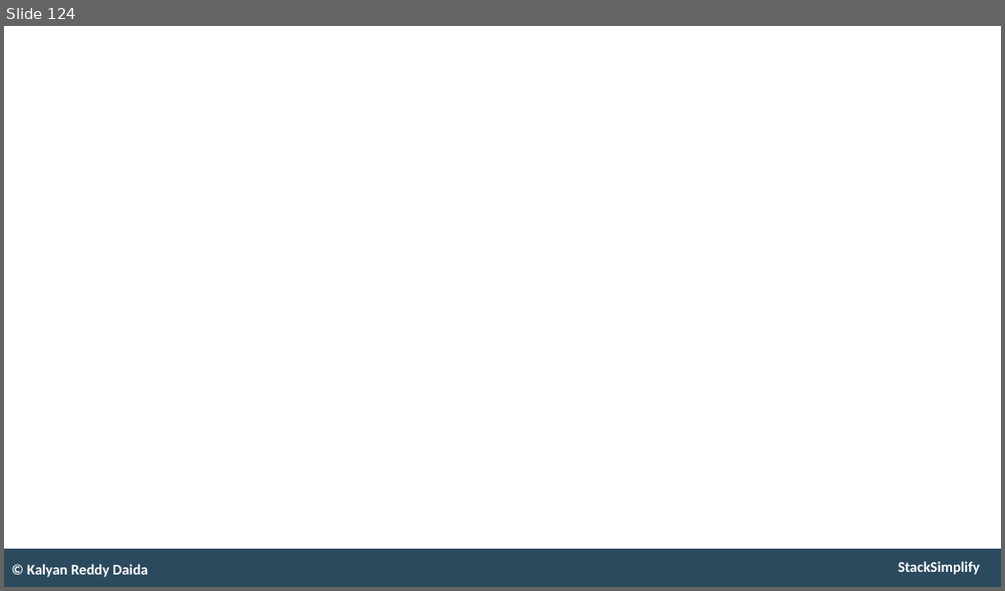
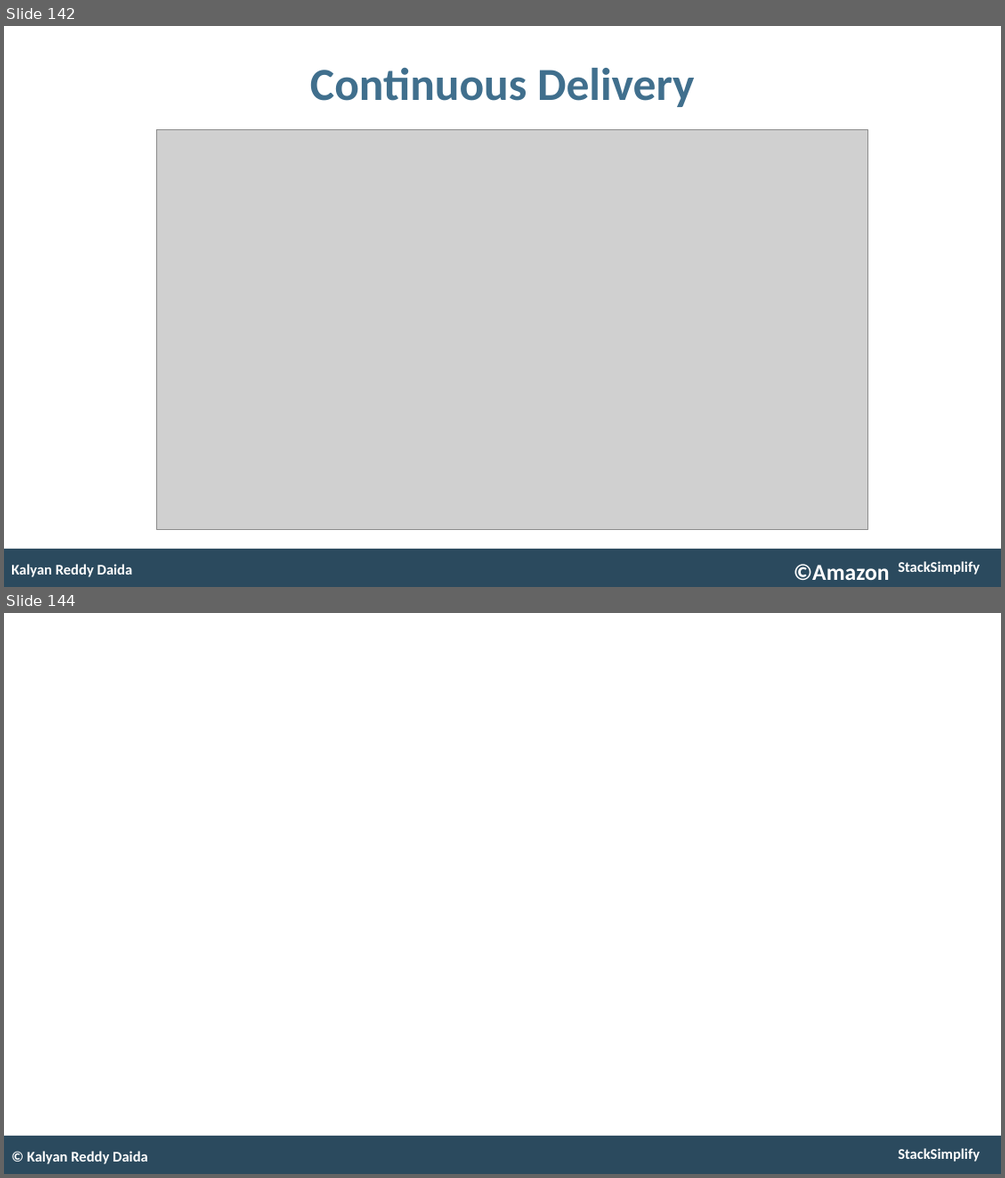
Before and after one commit to Superstar0715/aws-eks-kubernetes-masterclass, a slide deck: presentation/AWS-Fargate-and-EKS-Masterclass.pptx. Shown one above the other, each under a label of ours: slide 124 before the commit, slides 142 and 144 after it; the slides between them are not shown. The pictures are 1005x591 and 1005x1178 pixels, drawn with LibreOffice and Linux fonts; fonts in the diff are those of the drawing; grey boxes stand for pictures. Boxes give left, top, right and bottom in pixels: in the first picture for what was removed or moved away, otherwise in the second. Text is boxed around its words. In the diff, an @@ line names an element or a change of style, - is before the commit and + after.

```diff
--- a/presentation/AWS-Fargate-and-EKS-Masterclass.pptx
+++ b/presentation/AWS-Fargate-and-EKS-Masterclass.pptx
@@ slide 142 added at (4, 26, 1001, 587), background #FFFFFF; not listed: 2 template elements that a slide beside it also shows @@
@@ title added at (310, 68, 694, 107), 53 pt, text #406F8D, bold @@
+Continuous Delivery
@@ picture added at (156, 129, 867, 529) @@
@@ text added at (11, 564, 133, 577), 17 pt, text #FFFFFF, bold @@
+Kalyan Reddy Daida
@@ text added at (793, 564, 890, 580), 26.4 pt, text #FFFFFF, bold @@
+©Amazon
@@ what was slide 124 is now slide 144 @@
```
Also in this commit, not shown: 1 slide changed, 19 other slides added, 1 other file.
